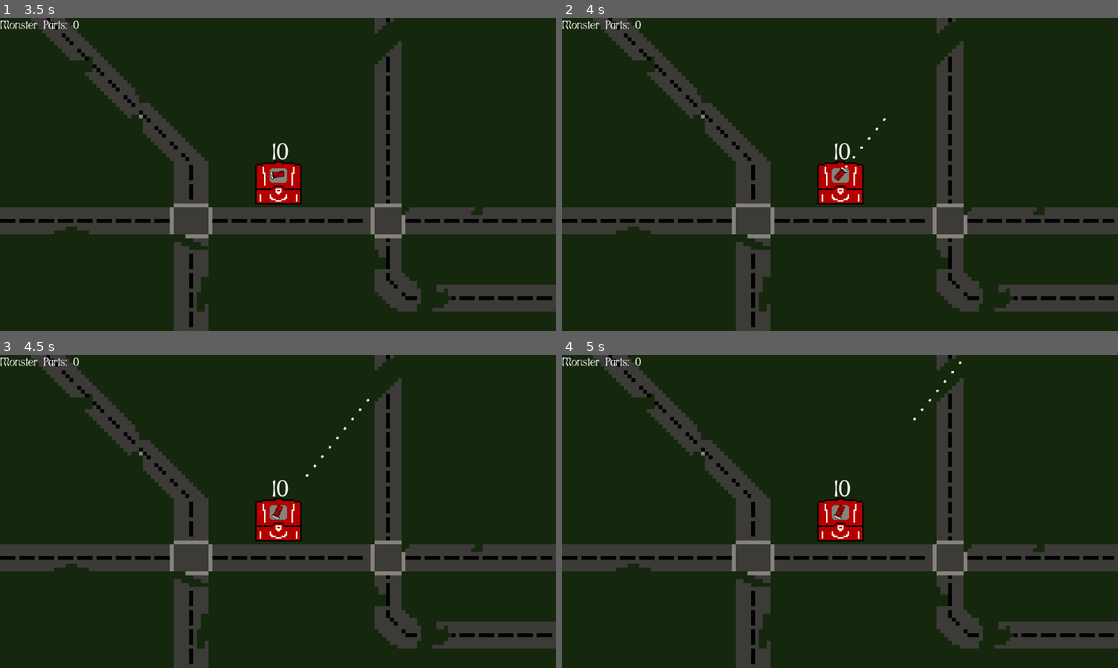
Above: before the commit, frames 1-4 (two rows, left to right).
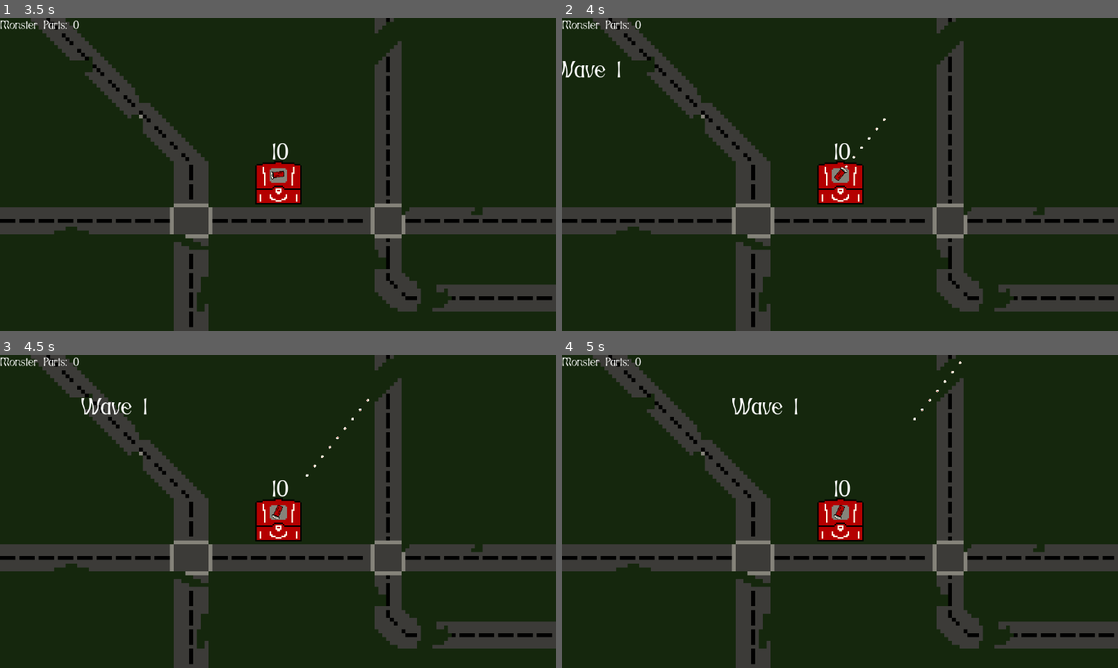
Above: after the commit, the same moments.

Repository: Jadale18/GWJ56-Entry
Game: Godot game, scene res://main_menu.tscn
Two runs of this game, one before a commit and one after it. Both use one fixed random seed, a clock stepped at 60 frames per second and the inputs below.
Inputs (mouse positions are in pixels of both pictures, inside the frame that each line leads up to):
- Up to frame 1 (3.5 s): click "Start" at 0.5 s; click "Skip" at 1.25 s; move the mouse to (400, 158) at 2.02 s; hold Right (ui_right) 2.03-2.78 s; hold A (Rotate_L) 2.03-2.78 s; move the mouse to (166, 190) at 2.77 s; hold Left (ui_left) from 2.78 s (still down); tap D (Rotate_R) at 2.85 s
- Up to frame 2 (4 s): tap Enter at 3.5 s; move the mouse to (895, 105) at 3.52 s; release Left (ui_left) at 3.53 s; press the mouse at (895, 105) at 3.53 s; hold Right (ui_right) from 3.53 s (still down)
- Up to frame 3 (4.5 s): keep holding Right (ui_right); move the mouse to (250, 574) at 4.27 s; release the mouse at (250, 574) at 4.28 s; tap A (Rotate_L) at 4.35 s
- Up to frame 4 (5 s): keep holding Right (ui_right)

Frame 1 is identical in both runs. In frame 2, 0.2% of the frame differs, in the area x 0-11%, y 13-20%; in frame 3, 0.2%, in the area x 14-27%, y 13-20%; in frame 4, 0.2%.

Commit message:
Added music

Diff:
--- a/animation_player.tscn
+++ b/animation_player.tscn
@@ -5,6 +5,45 @@
 [ext_resource type="Script" path="res://animation_player.gd" id="1_uo5y2"]
 [ext_resource type="PackedScene" uid="uid://cmjngy5pnyo0p" path="res://enemy_1.tscn" id="2_2qkvn"]
 [ext_resource type="Texture2D" uid="uid://b6sk321d8il31" path="res://Enemy1.png" id="4_ho8qu"]
+
+[sub_resource type="Animation" id="Animation_8fspp"]
+length = 0.001
+tracks/0/type = "value"
+tracks/0/imported = false
+tracks/0/enabled = true
+tracks/0/path = NodePath("Intro/Sprite2D:modulate")
+tracks/0/interp = 1
+tracks/0/loop_wrap = true
+tracks/0/keys = {
+"times": PackedFloat32Array(0),
+"transitions": PackedFloat32Array(1),
+"update": 0,
+"values": [Color(0, 0, 0, 1)]
+}
+tracks/1/type = "value"
+tracks/1/imported = false
+tracks/1/enabled = true
+tracks/1/path = NodePath("Intro/Label3:position")
+tracks/1/interp = 1
+tracks/1/loop_wrap = true
+tracks/1/keys = {
+"times": PackedFloat32Array(0),
+"transitions": PackedFloat32Array(1),
+"update": 0,
+"values": [Vector2(136, 288)]
+}
+tracks/2/type = "value"
+tracks/2/imported = false
+tracks/2/enabled = true
+tracks/2/path = NodePath("Intro/Button:visible")
+tracks/2/interp = 1
+tracks/2/loop_wrap = true
+tracks/2/keys = {
+"times": PackedFloat32Array(0),
+"transitions": PackedFloat32Array(1),
+"update": 1,
+"values": [false]
+}
 
 [sub_resource type="Animation" id="Animation_3btsy"]
 resource_name = "Text1"
@@ -113,45 +152,6 @@
 tracks/8/loop_wrap = true
 tracks/8/keys = {
 "times": PackedFloat32Array(15.2),
-"transitions": PackedFloat32Array(1),
-"update": 1,
-"values": [false]
-}
-
-[sub_resource type="Animation" id="Animation_8fspp"]
-length = 0.001
-tracks/0/type = "value"
-tracks/0/imported = false
-tracks/0/enabled = true
-tracks/0/path = NodePath("Intro/Sprite2D:modulate")
-tracks/0/interp = 1
-tracks/0/loop_wrap = true
-tracks/0/keys = {
-"times": PackedFloat32Array(0),
-"transitions": PackedFloat32Array(1),
-"update": 0,
-"values": [Color(0, 0, 0, 1)]
-}
-tracks/1/type = "value"
-tracks/1/imported = false
-tracks/1/enabled = true
-tracks/1/path = NodePath("Intro/Label3:position")
-tracks/1/interp = 1
-tracks/1/loop_wrap = true
-tracks/1/keys = {
-"times": PackedFloat32Array(0),
-"transitions": PackedFloat32Array(1),
-"update": 0,
-"values": [Vector2(136, 288)]
-}
-tracks/2/type = "value"
-tracks/2/imported = false
-tracks/2/enabled = true
-tracks/2/path = NodePath("Intro/Button:visible")
-tracks/2/interp = 1
-tracks/2/loop_wrap = true
-tracks/2/keys = {
-"times": PackedFloat32Array(0),
 "transitions": PackedFloat32Array(1),
 "update": 1,
 "values": [false]
@@ -283,10 +283,10 @@
 (except you). They are going to come for you and you
 must be able to defend yourself. Luckily, I designed the
 monsters so that you can make tools and weapons
-from their parts. I've already installed one on top of
-your house, so use that to get started. Use the mouse
-to aim and fire it. Good luck out there and don't get
-consumed!
+from their parts, but they'll break after some time.
+I've already installed one on top of your house, so
+use that to get started. Use the mouse to aim and fire
+it. Good luck out there and don't get consumed!
 Sincerely - the worst neighbor"
 
 [node name="Button" type="Button" parent="."]
--- a/boss.gd
+++ b/boss.gd
@@ -15,7 +15,7 @@
 	if health <= 0:
 		emit_signal('died', 3, position)
 		queue_free()
-	if position.x > 1400 or position.x < 300 or position.y > 900 or position.y < -300:
+	if position.x > 1400 or position.x < -300 or position.y > 900 or position.y < -300:
 		queue_free()
 
 func _on_boss_area_area_entered(area):
--- a/enemy_1.gd
+++ b/enemy_1.gd
@@ -14,7 +14,7 @@
 		health = 5
 	else:
 		$AnimatedSprite2D.animation = 'hardenemy'
-		health = 10
+		health = 20
 	$AnimatedSprite2D.play()
 	if labels_visible:
 		$Label.visible = true
--- a/main.gd
+++ b/main.gd
@@ -21,6 +21,7 @@
 	wavemode = true
 	$EnemySpawnTimer.start()
 	$WaveTimer.start()
+	$AnimationPlayer.play("Waves")
 
 
 # Called every frame. 'delta' is the elapsed time since the previous frame.
@@ -36,7 +37,7 @@
 	var enemy = enemyPath.instantiate()
 	$Shop.add_child(enemy)
 	var typee = 1
-	if wave_counter > 6:
+	if wave_counter > 3:
 		typee = randi_range(1,2)
 	get_node(enemy.get_path()).type = typee
 	$Shop.connect_enemy(enemy.get_path())
@@ -86,6 +87,8 @@
 	wavemode = true
 	$EnemySpawnTimer.start()
 	$WaveTimer.start()
+	$AnimationPlayer/Label.text = 'Wave ' + var_to_str(wave_counter + 1)
+	$AnimationPlayer.play("Waves")
 	for node in get_children():
 		if "Cannon" in node.name:
 			node.ableToShoot = true
--- a/main.tscn
+++ b/main.tscn
@@ -6,12 +6,35 @@
 [ext_resource type="Texture2D" uid="uid://g2hcaluue7qd" path="res://BG (4).png" id="2_jm8ah"]
 [ext_resource type="PackedScene" uid="uid://oj6y6s43nkgd" path="res://boss.tscn" id="5_m76ku"]
 [ext_resource type="PackedScene" uid="uid://b5kysgfllcfww" path="res://shop.tscn" id="6_486qw"]
+[ext_resource type="Theme" uid="uid://c54kwsqechm6o" path="res://new_theme.tres" id="7_qusyj"]
+[ext_resource type="AudioStream" uid="uid://br18n870tjfhb" path="res://GWJ56.wav" id="8_l2tlp"]
 
 [sub_resource type="Curve2D" id="Curve2D_okigp"]
 _data = {
 "points": PackedVector2Array(0, 0, 0, 0, 1213, 680, 0, 0, 0, 0, -86, 679, 0, 0, 0, 0, -86, -50, 0, 0, 0, 0, 1213, -50, 0, 0, 0, 0, 1213, 680)
 }
 point_count = 5
+
+[sub_resource type="Animation" id="Animation_1yfmp"]
+resource_name = "Waves"
+length = 5.0
+tracks/0/type = "value"
+tracks/0/imported = false
+tracks/0/enabled = true
+tracks/0/path = NodePath("AnimationPlayer/Label:position")
+tracks/0/interp = 1
+tracks/0/loop_wrap = true
+tracks/0/keys = {
+"times": PackedFloat32Array(0, 4),
+"transitions": PackedFloat32Array(1, 1),
+"update": 0,
+"values": [Vector2(-265, 78), Vector2(1200, 78)]
+}
+
+[sub_resource type="AnimationLibrary" id="AnimationLibrary_sgowr"]
+_data = {
+"Waves": SubResource("Animation_1yfmp")
+}
 
 [node name="Main" type="Node2D"]
 script = ExtResource("1_c3otq")
@@ -48,6 +71,23 @@
 [node name="Boss" parent="Shop" instance=ExtResource("5_m76ku")]
 position = Vector2(1152, 366)
 
+[node name="AnimationPlayer" type="AnimationPlayer" parent="."]
+libraries = {
+"": SubResource("AnimationLibrary_sgowr")
+}
+
+[node name="Label" type="Label" parent="AnimationPlayer"]
+offset_left = -265.0
+offset_top = 78.0
+offset_right = -127.0
+offset_bottom = 137.0
+theme = ExtResource("7_qusyj")
+text = "Wave 1"
+
+[node name="AudioStreamPlayer" type="AudioStreamPlayer" parent="."]
+stream = ExtResource("8_l2tlp")
+autoplay = true
+
 [connection signal="timeout" from="EnemySpawnTimer" to="." method="_on_timer_timeout"]
 [connection signal="timeout" from="WaveTimer" to="." method="_on_wave_timer_timeout"]
 [connection signal="cannonBought" from="Shop" to="." method="_on_shop_cannon_bought"]
Not shown, added: GWJ56.wav.import
Not shown: 1 places in main.tscn that only renumber resources
Not shown, added: GWJ56.wav
